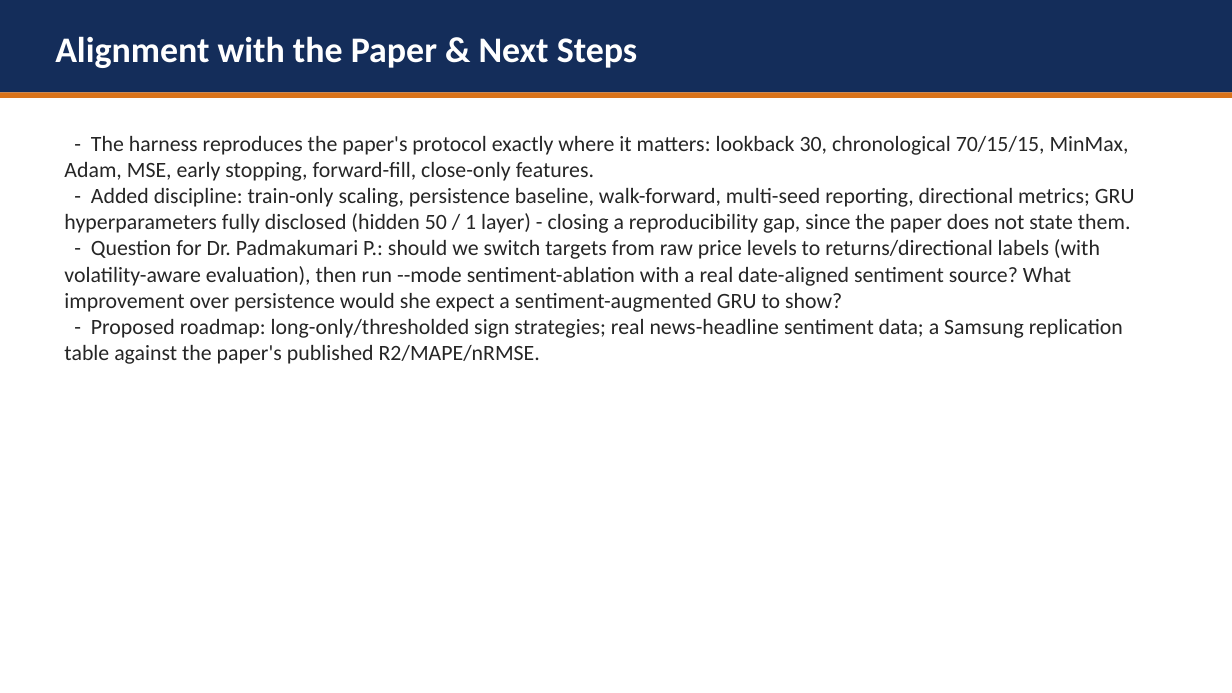
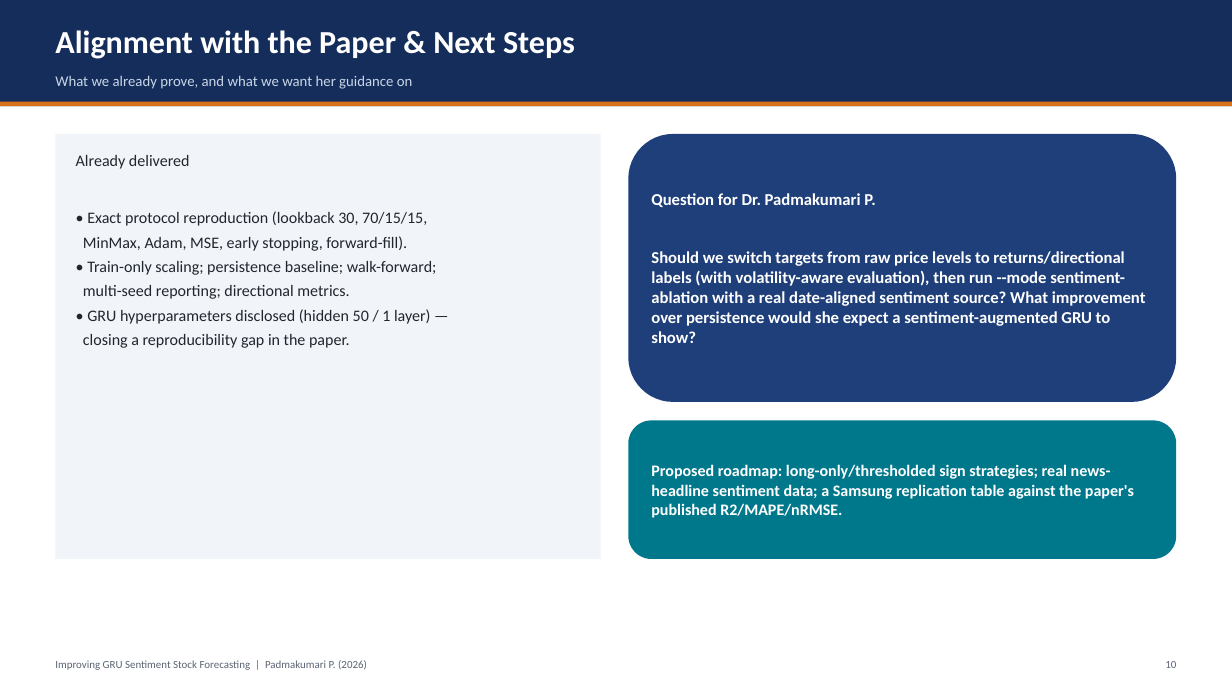
Before and after one commit to hudaifahwins/improving-gru-sentiment-stock-forecasting-padmakumari-maam, a slide deck: slide 11 of PROJECT_PRESENTATION.pptx. Drawn at 1232x693 pixels with LibreOffice and Linux fonts; fonts in the diff are those of the drawing. Boxes give left, top, right and bottom in pixels: in the first picture for what was removed or moved away, otherwise in the second. Text is boxed around its words. In the diff, an @@ line names an element or a change of style, - is before the commit and + after.

Commit message:
design: rebuild presentation with consistent grid, no overlapping shapes

```diff
--- a/PROJECT_PRESENTATION.pptx
+++ b/PROJECT_PRESENTATION.pptx
@@ rectangle: place and size @@
-rectangle at (0,0,1232,92)
+rectangle at (0,0,1232,106)
@@ text "Alignment with the Paper & ..." at (55,30,575,59): size 28 to 25 pt; more space between paragraphs @@
@@ text added at (55,75,413,89), 11.5 pt, text #C9D6E8 @@
+What we already prove, and what we want her guidance on
@@ rectangle: place and size @@
-rectangle at (0,92,1232,98)
+rectangle at (0,102,1232,106)
@@ rectangle added at (55,134,601,559), fill #F1F4F9 @@
@@ rounded rectangle added at (628,134,1177,402), fill #1F3F7A @@
@@ text "Question for Dr. Padmakumari P." at (651,193,1146,343): vertical alignment top to middle @@
@@ text added at (76,155,437,348), 12.5 pt, text #21262E @@
+Already delivered
+• Exact protocol reproduction (lookback 30, 70/15/15,
+MinMax, Adam, MSE, early stopping, forward-fill).
+• Train-only scaling; persistence baseline; walk-forward;
+multi-seed reporting; directional metrics.
+• GRU hyperparameters disclosed (hidden 50 / 1 layer) —
+closing a reproducibility gap in the paper.
@@ text at (651,193,1146,343): text changed; size 17 to 13 pt; text colour #262626 to #FFFFFF; bold on @@
-- The harness reproduces the paper's protocol exactly where it matters: lookback 30, chronological 70/15/15, MinMax, Adam, MSE, early stopping, forward-fill, close-only features.
-- Added discipline: train-only scaling, persistence baseline, walk-forward, multi-seed reporting, directional metrics; GRU hyperparameters fully disclosed (hidden 50 / 1 layer) - closing a reproducibility gap, since the paper does not state them.
-- Question for Dr. Padmakumari P.: should we switch targets from raw price levels to returns/directional labels (with volatility-aware evaluation), then run --mode sentiment-ablation with a real date-aligned sentiment source? What improvement over persistence would she expect a sentiment-augmented GRU to show?
-- Proposed roadmap: long-only/thresholded sign strategies; real news-headline sentiment data; a Samsung replication table against the paper's published R2/MAPE/nRMSE.
+Question for Dr. Padmakumari P.
+Should we switch targets from raw price levels to returns/directional labels (with volatility-aware evaluation), then run --mode sentiment-ablation with a real date-aligned sentiment source? What improvement over persistence would she expect a sentiment-augmented GRU to show?
@@ rounded rectangle added at (628,421,1177,559), fill #00788C @@
@@ text added at (651,464,1134,518), 12.5 pt, text #FFFFFF, bold @@
+Proposed roadmap: long-only/thresholded sign strategies; real news-headline sentiment data; a Samsung replication table against the paper's published R2/MAPE/nRMSE.
@@ text added at (55,660,367,670), 8.5 pt, text #5A6472 @@
+Improving GRU Sentiment Stock Forecasting | Padmakumari P. (2026)
@@ text added at (1165,661,1176,668), 8.5 pt, text #5A6472 @@
+10
```
Also in this commit, not shown: 11 other slides changed.
